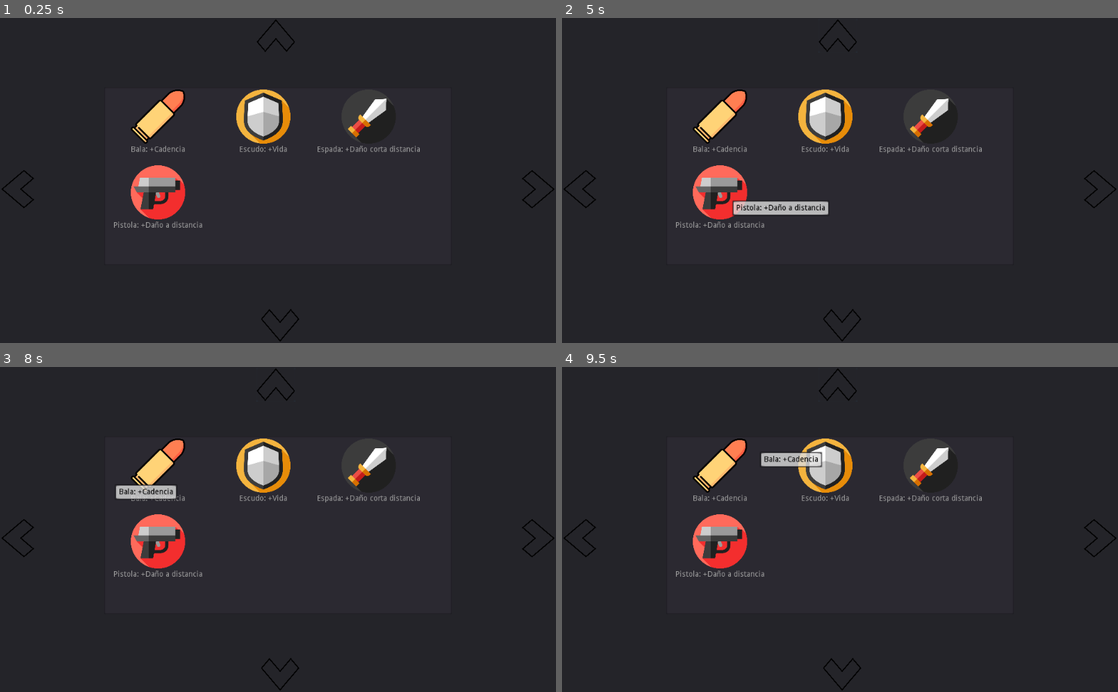
Above: before the commit, frames 1-4 (two rows, left to right).
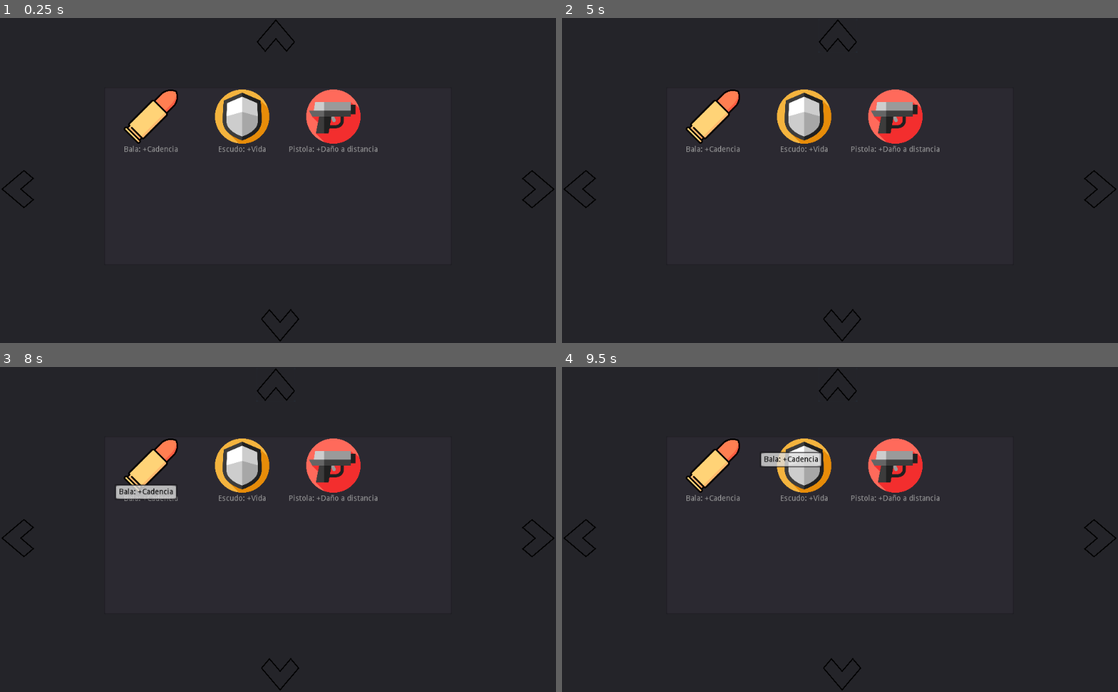
Above: after the commit, the same moments.

Repository: JuanG10/boss
Game: Godot game, scene res://UpgradeScreen/BasePanel.tscn
Two runs of this game, one before a commit and one after it. Both use one fixed random seed, a clock stepped at 60 frames per second and the inputs below. This scene is started directly instead of the project's main scene.
Inputs (mouse positions are in pixels of both pictures, inside the frame that each line leads up to):
- Up to frame 1 (0.25 s): no input
- Up to frame 2 (5 s): click (578, 190) at 0.5 s; click (1101, 190) at 1.25 s; click (840, 326) at 2 s; click (840, 34) at 2.75 s; tap Enter (ui_accept) at 3.5, 3.77, 4.25, 4.52 s; move the mouse to (962, 164) at 3.52 s; hold D (right) 3.53-4.28 s; tap E (next_color) at 3.6 s; move the mouse to (728, 196) at 4.27 s; hold S (down) from 4.28 s (still down); tap Q (previous_color) at 4.35 s
- Up to frame 3 (8 s): move the mouse to (333, 458) at 5.02 s; release S (down) at 5.03 s; hold D (right) 5.03-5.78 s; tap E (next_color) at 5.1, 6.6 s; move the mouse to (250, 594) at 5.77 s; hold W (up) 5.78-6.53 s; tap Q (previous_color) at 5.85, 7.35 s; tap Enter (ui_accept) at 6.02, 6.5, 6.77, 7.25, 7.52 s; move the mouse to (444, 578) at 6.52 s; hold A (left) from 6.53 s (still down); move the mouse to (111, 480) at 7.27 s
- Up to frame 4 (9.5 s): move the mouse to (867, 529) at 8.02 s; release A (left) at 8.03 s; hold S (down) 8.03-8.78 s; tap E (next_color) at 8.1 s; tap Enter (ui_accept) at 8.75, 9.02 s; move the mouse to (756, 448) at 8.77 s; hold D (right) from 8.78 s (still down); tap Q (previous_color) at 8.85 s

The runs differ from the first frame. In frame 1, 5.2% of the frame differs, in the area x 20-76%, y 22-65%; in frame 2, 5.9%; in frame 3, 5.1%; in frame 4, 5.1%.
Error in both runs: Trying to assign value of type 'Viewport' to a variable of type 'Node2D'. (res://UpgradeScreen/Pannels.gd:5)

Commit message:
masCambiosMenores

Diff:
--- /dev/null
+++ b/Coins.gd
@@ -0,0 +1,4 @@
+extends Label
+
+func on_update():
+	set_text("Coins: " + str(GlobalVariables.money))
--- a/Player/Player.gd
+++ b/Player/Player.gd
@@ -2,6 +2,7 @@
 
 var Bullet = preload("res://Player/Bullet.tscn")
 var label
+var coins
 
 var speed = GlobalVariables.speed
 var atk_speed = GlobalVariables.atk_speed
@@ -15,8 +16,9 @@
 var collisiones = [0b110, 0b101, 0b011]
 var n       = 0
 
-func initialize(l):
+func initialize(l,c):
 	label = l
+	coins = c
 	label.on_update(health)
 
 func _ready():
@@ -77,3 +79,4 @@
 
 func _on_grab_coin(area):
 	area.grab()
+	coins.on_update()
--- a/UpgradeScreen/upgrade_list.gd
+++ b/UpgradeScreen/upgrade_list.gd
@@ -20,7 +20,6 @@
 	if parent_name == "BasePanel":
 		add_item("Bala: +Cadencia", BASE.bala)
 		add_item("Escudo: +Vida", BASE.escudo)
-		add_item("Espada: +Daño corta distancia", BASE.espada)
 		add_item("Pistola: +Daño a distancia", BASE.pistola)
 	elif parent_name == "RedPanel":
 		add_item("Cuchillo: +Daño a corta distancia contra rojo", GREEN.cuchillo)
--- a/main.gd
+++ b/main.gd
@@ -9,7 +9,7 @@
 var points = 0
 
 func _ready():
-	$Player.initialize($Player/CanvasLayer/Label)
+	$Player.initialize($Player/CanvasLayer/Label, $Player/CanvasLayer/Coins)
 	timer.set_one_shot(true)
 	timer.set_wait_time(5)
 	add_child(timer)
--- a/proof of concept.tscn
+++ b/proof of concept.tscn
@@ -6,6 +6,7 @@
 [ext_resource path="res://Sound/CPUtalk.ogg" type="AudioStream" id=4]
 [ext_resource path="res://cursor.png" type="Texture" id=5]
 [ext_resource path="res://Cursor.gd" type="Script" id=6]
+[ext_resource path="res://Coins.gd" type="Script" id=7]
 
 [node name="Main" type="Node"]
 script = ExtResource( 3 )
@@ -27,6 +28,17 @@
 "_edit_use_anchors_": false
 }
 
+[node name="Coins" type="Label" parent="Player/CanvasLayer"]
+margin_left = -0.37101
+margin_top = 11.0918
+margin_right = 50.629
+margin_bottom = 25.0918
+text = "Coins: 0"
+script = ExtResource( 7 )
+__meta__ = {
+"_edit_use_anchors_": false
+}
+
 [node name="AudioStreamPlayer2D" type="AudioStreamPlayer2D" parent="."]
 position = Vector2( 513.737, 280.653 )
 stream = ExtResource( 4 )
Not shown: 1 places in proof of concept.tscn that only renumber resources
